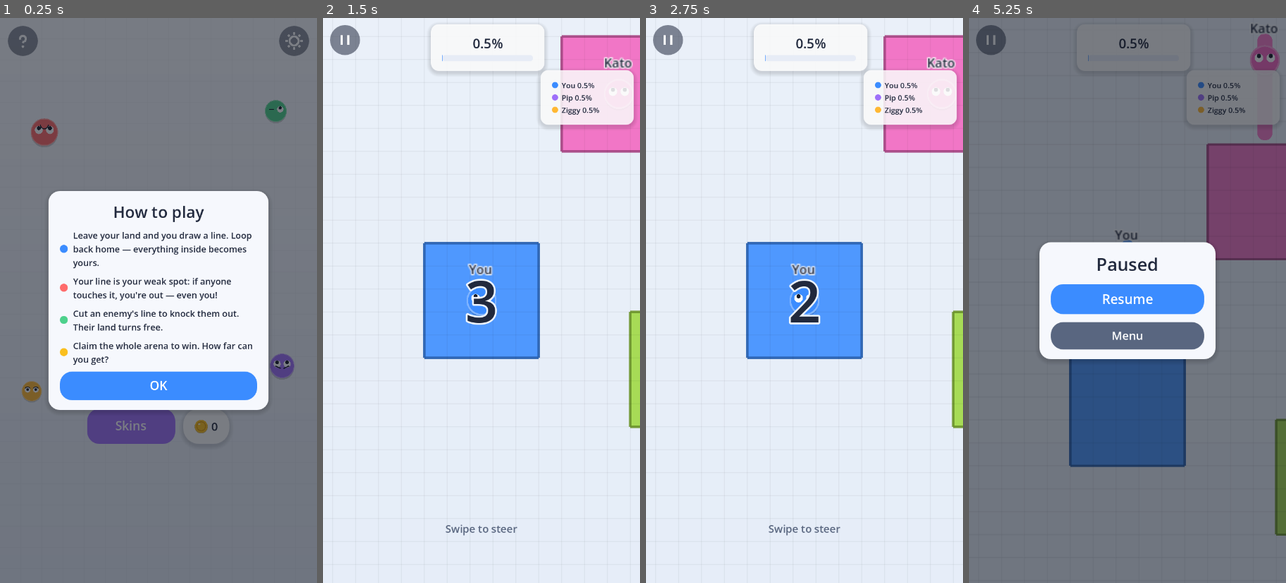
Above: before the commit, frames 1-4 (left to right).
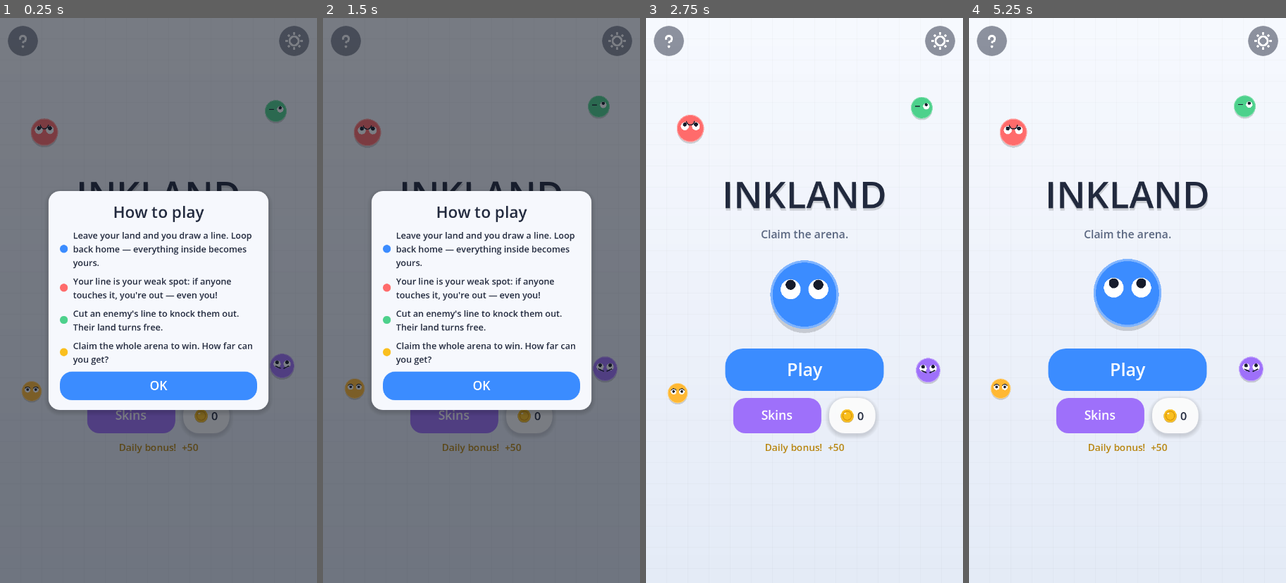
Above: after the commit, the same moments.

Repository: Tourist105/inkland
Game: Godot game, scene res://scenes/Home.tscn
The game is run twice, just before and just after one commit, with the same random seed, the same clock (stepped at 60 frames per second) and the same inputs.
Inputs (mouse positions are in pixels of both pictures, inside the frame that each line leads up to; where the layout moved, square brackets give the same spot in the first picture):
- Up to frame 1 (0.25 s): no input
- Up to frame 2 (1.5 s): click "Play" at 0.5 s; click "Play" at 1.25 s
- Up to frame 3 (2.75 s): click (804, 385) [668, 40] at 2 s
- Up to frame 4 (5.25 s): click (991, 40) at 2.77 s; click (1127, 385) [991, 40] at 3.5 s; click (1263, 40) at 4.27 s; click (1127, 373) [991, 40] at 5 s

The runs differ from the first frame. In frame 1, 1.3% of the frame differs, in the area x 25-76%, y 28-77%; in frame 2, 85%; in frame 3, 19%; in frame 4, 94%, in the area x 0-100%, y 0-100%.

Commit message:
Retention pass: daily bonus (22 locales) + live mid-run new-best moment
Co-Authored-By: Claude Fable 5 <noreply@anthropic.com>

Diff:
--- a/assets/translations/strings.csv
+++ b/assets/translations/strings.csv
@@ -34,3 +34,4 @@
 T_HELP_4,"Claim the whole arena to win. How far can you get?","Erobere die ganze Arena, um zu gewinnen. Wie weit kommst …(1182 unchanged characters)…
 T_NOT_ENOUGH,"Not enough coins yet!","Noch nicht genug Münzen!","Pas assez de pièces !","Non hai abbastanza monete!","¡ …(459 unchanged characters)…
 T_HINT_STEER,"Swipe to steer","Wische zum Lenken","Glisse pour diriger","Scorri per guidare","Desliza para girar","Desl …(410 unchanged characters)…
+T_DAILY,"Daily bonus!","Tagesbonus!","Bonus quotidien !","Bonus giornaliero!","¡Bono diario!","Bônus diário!","Dagelijkse bonus!","Dzienna premia!","Günlük bonus!","Denní bonus!","Denný bonus!","Daglig bonus!","Daglig bonus!","Daglig bonus!","Päivittäinen bonus!","Napi bónusz!","Bonus zilnic!","Ежедневный бонус!","Щоденний бонус!","Ημερήσιο μπόνους!","Bonus harian!","Thưởng hằng ngày!"
--- a/scripts/Arena.gd
+++ b/scripts/Arena.gd
@@ -59,6 +59,7 @@
 var _max_pct := 0.0
 var _revive_used := false
 var _doubled := false
+var _best_flashed := false
 var _earned := 0
 var _final_pct := 0.0
 var _counts: Array[int] = []
@@ -757,6 +758,14 @@
 		_lb_labels[r].text = "%s %.1f%%" % [p.display_name, cnt * 100.0 / total]
 		var sb: StyleBoxFlat = _lb_dots[r].get_theme_stylebox("panel")
 		sb.bg_color = p.color
+	# Live "new best" moment the instant the old record falls mid-run.
+	if not _best_flashed and state == State.PLAYING \
+			and Game.best_pct > 1.0 and you > Game.best_pct:
+		_best_flashed = true
+		_add_text_fx(_head_visual(human) - Vector2(0, CELL * 2.4),
+			tr("T_NEW_BEST"), Ui.GOLD.darkened(0.1))
+		Sfx.play("coin")
+		Sfx.haptic(40)
 	if state == State.PLAYING and you >= 99.95:
 		_round_won()
 
--- a/scripts/Game.gd
+++ b/scripts/Game.gd
@@ -45,6 +45,7 @@
 var sound_on := true
 var haptics_on := true
 var locale := ""            # "" = follow system
+var last_bonus_day := ""
 var seen_help := false
 
 func _ready() -> void:
@@ -52,6 +53,16 @@
 	apply_locale()
 
 # ------------------------------------------------------------------ economy --
+
+## +50 coins on the first launch of each day (D1 retention hook).
+func claim_daily() -> int:
+	var today := Time.get_date_string_from_system()
+	if today == last_bonus_day:
+		return 0
+	last_bonus_day = today
+	add_coins(50)
+	return 50
+
 
 func add_coins(n: int) -> void:
 	coins += n
@@ -120,6 +131,7 @@
 	cf.set_value("s", "sound_on", sound_on)
 	cf.set_value("s", "haptics_on", haptics_on)
 	cf.set_value("s", "locale", locale)
+	cf.set_value("s", "last_bonus_day", last_bonus_day)
 	cf.set_value("s", "seen_help", seen_help)
 	cf.save(SAVE_PATH)
 
@@ -135,6 +147,7 @@
 	sound_on = cf.get_value("s", "sound_on", true)
 	haptics_on = cf.get_value("s", "haptics_on", true)
 	locale = cf.get_value("s", "locale", "")
+	last_bonus_day = cf.get_value("s", "last_bonus_day", "")
 	seen_help = cf.get_value("s", "seen_help", false)
 	if not unlocked.has(0):
 		unlocked.append(0)
--- a/scripts/Home.gd
+++ b/scripts/Home.gd
@@ -115,6 +115,11 @@
 	chip_row.add_child(coin)
 	_coins_label = Ui.label(str(Game.coins), 26, Ui.INK)
 	chip_row.add_child(_coins_label)
+
+	var daily := Game.claim_daily()
+	if daily > 0:
+		col.add_child(Ui.label("%s  +%d" % [tr("T_DAILY"), daily], 22,
+			Color(0.72, 0.52, 0.05)))
 
 # ----------------------------------------------------------------- overlays --
 
Binary file changed: assets/translations/strings.cs.translation
Binary file changed: assets/translations/strings.da.translation
Binary file changed: assets/translations/strings.de.translation
Binary file changed: assets/translations/strings.el.translation
Binary file changed: assets/translations/strings.en.translation
Binary file changed: assets/translations/strings.es.translation
Binary file changed: assets/translations/strings.fi.translation
Binary file changed: assets/translations/strings.fr.translation
Binary file changed: assets/translations/strings.hu.translation
Binary file changed: assets/translations/strings.id.translation
Binary file changed: assets/translations/strings.it.translation
Binary file changed: assets/translations/strings.nb.translation
(and 11 more such lines)
